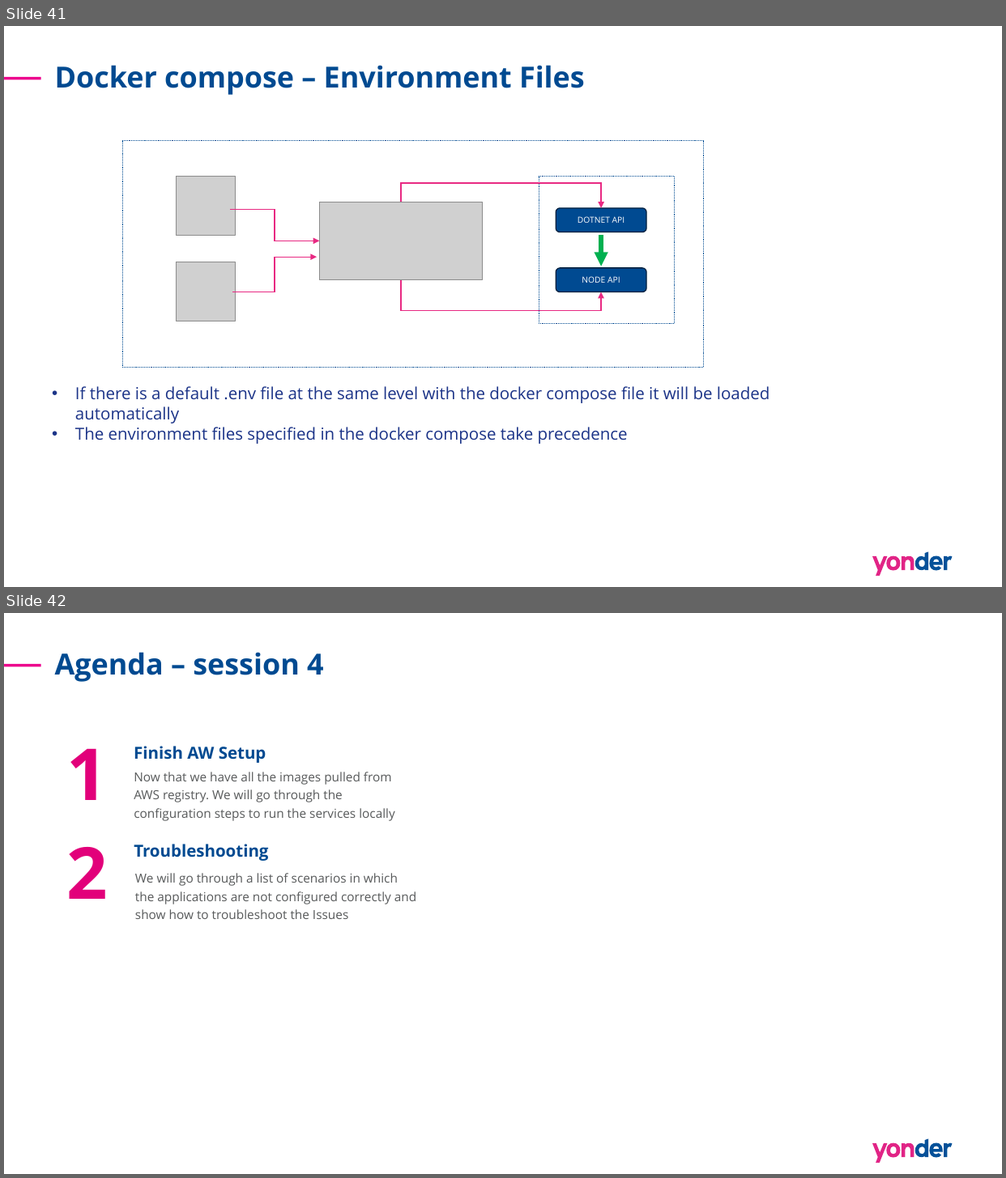
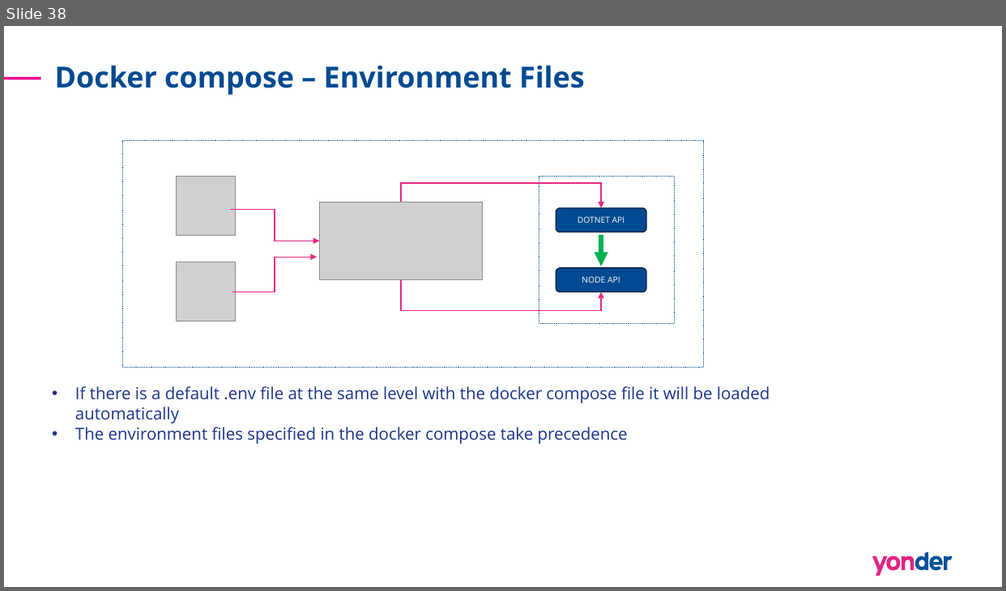
Before and after one commit to ipacbalaj/contronics, a slide deck: AW Docker Training.pptx. Shown one above the other, each under a label of ours: slides 41 and 42 before the commit, slide 38 after it. The pictures are 1006x1178 and 1006x591 pixels, drawn with LibreOffice and Linux fonts; fonts in the diff are those of the drawing; grey boxes stand for pictures. Boxes give left, top, right and bottom in pixels: in the first picture for what was removed or moved away, otherwise in the second. Text is boxed around its words. In the diff, an @@ line names an element or a change of style, - is before the commit and + after.

```diff
--- a/AW Docker Training.pptx
+++ b/AW Docker Training.pptx
@@ slide 42 removed at <box>4,613,1002,1174</box>, background #FFFFFF; not listed: 7 template elements that a slide beside it also shows @@
@@ title removed at <box>55,652,323,682</box> @@
-Agenda – session 4
@@ text removed at <box>67,748,108,800</box> @@
-1
@@ text removed at <box>134,746,266,763</box> @@
-Finish AW Setup
@@ text removed at <box>134,772,395,821</box> @@
-Now that we have all the images pulled from AWS registry. We will go through the configuration steps to run the services locally
@@ text removed at <box>67,847,108,899</box> @@
-2
@@ text removed at <box>134,844,268,861</box> @@
-Troubleshooting
@@ text removed at <box>135,873,416,919</box> @@
-We will go through a list of scenarios in which the applications are not configured correctly and show how to troubleshoot the Issues
@@ what was slide 41 is now slide 38 @@
```
Also in this commit, not shown: 4 slides changed, 13 other slides removed, 8 other files.
